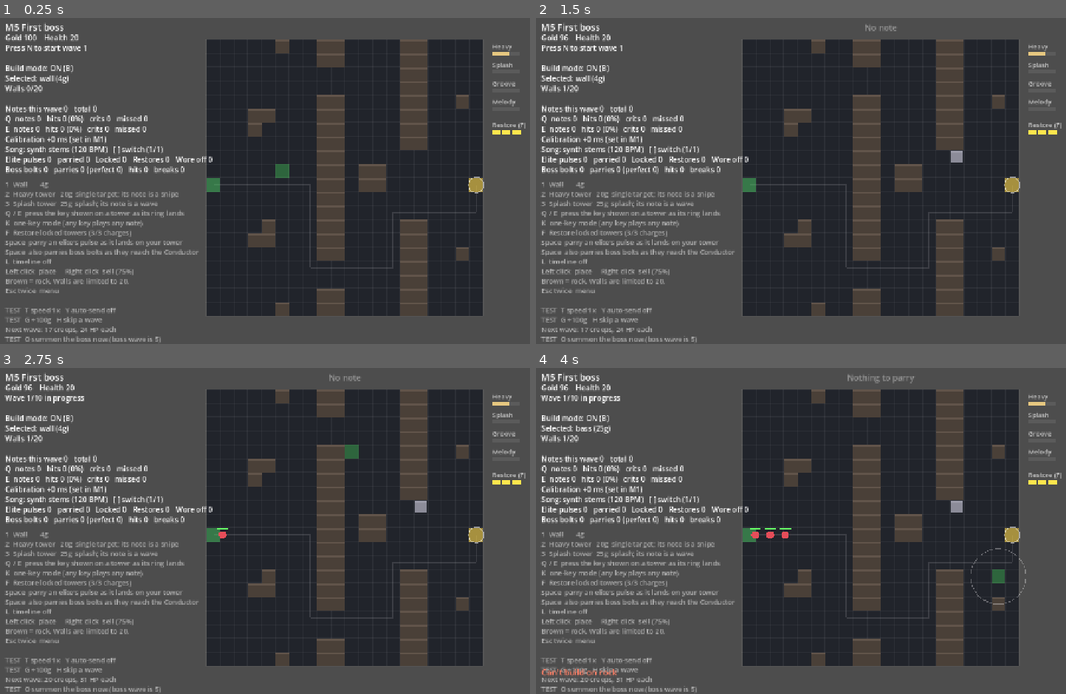
Above: before the commit, frames 1-4 (two rows, left to right).
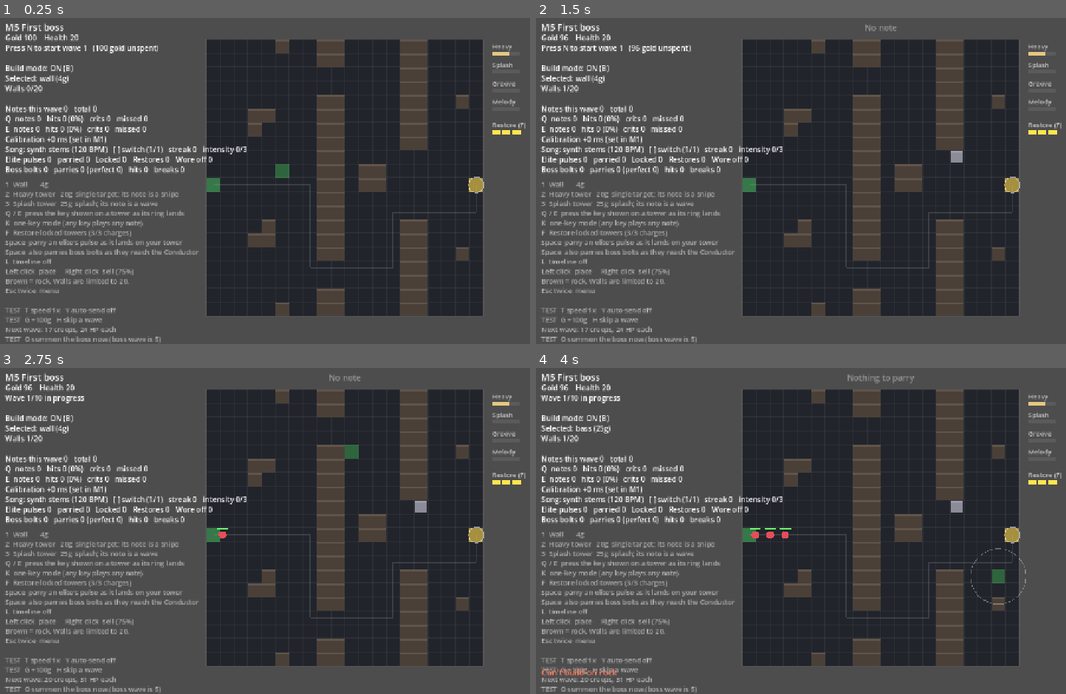
Above: after the commit, the same moments.

Repository: jaredmichaelbench/Goobr-td
Game: Godot game, scene res://m5_boss.tscn
The game is run twice, just before and just after one commit, with the same random seed, the same clock (stepped at 60 frames per second) and the same inputs. This scene is started directly instead of the project's main scene.
Inputs (mouse positions are in pixels of both pictures, inside the frame that each line leads up to):
- Up to frame 1 (0.25 s): no input
- Up to frame 2 (1.5 s): tap Enter at 0.5 s; move the mouse to (954, 161) at 0.52 s; hold W 0.53-1.28 s; tap 1 at 0.6 s; click (954, 161) at 0.67 s; tap Space at 0.77, 1.25 s; tap Q at 0.8, 1.35 s; move the mouse to (705, 194) at 1.27 s
- Up to frame 3 (2.75 s): tap Space at 1.52 s; tap E at 1.55, 2.1 s; tap Enter at 2 s; move the mouse to (349, 456) at 2.02 s; hold W from 2.03 s (still down); tap N at 2.3 s
- Up to frame 4 (4 s): tap Space at 2.75, 3.02, 3.77 s; move the mouse to (795, 592) at 2.77 s; tap N at 2.85 s; click (795, 592) at 2.92 s; tap 2 at 3.05, 3.6 s; tap Enter at 3.5 s; move the mouse to (1002, 576) at 3.52 s; release W at 3.53 s; tap 3 at 3.8 s

The runs differ from the first frame. In frame 1, 0.3% of the frame differs, in the area x 17-47%, y 8-42%; in frame 2, 0.3%; in frame 3, 0.2%; in frame 4, 0.2%.

Commit message:
M6a slice 1: wider parry, tower-side parry return, gold nudge, boss escorts, bass-and-rhythm bed with streak intensity
Co-Authored-By: Claude Fable 5.1 <noreply@anthropic.com>
Claude-Session: https://claude.ai/code/session_01L92Fzbf8i6vmMnAej33eyX

Diff:
--- a/game/scripts/m2_maze.gd
+++ b/game/scripts/m2_maze.gd
@@ -396,11 +396,22 @@
 	_message_time = 1.5
 
 
+## Nudge: gold sitting unspent in the build phase.
+func _unspent_hint() -> String:
+	var cheapest := INF
+	for type in builds:
+		if type != "wall":
+			cheapest = minf(cheapest, builds[type]["cost"])
+	if gold >= cheapest:
+		return "   (%d gold unspent)" % gold
+	return ""
+
+
 func status_lines() -> Array[String]:
 	var wave_label := ("Wave %d (endless)" % wave) if endless or wave > LAST_WAVE else ("Wave %d/%d" % [wave, LAST_WAVE])
 	var lines: Array[String] = [
 		"Gold %d    Health %d" % [gold, health],
-		(wave_label + " in progress") if wave_active else ("Press N to start wave %d" % (wave + 1)),
+		(wave_label + " in progress") if wave_active else ("Press N to start wave %d%s" % [wave + 1, _unspent_hint()]),
 		"",
 		"Build mode: %s (B)" % ("ON" if build_mode else "off"),
 		"Selected: %s (%dg)" % [selected, builds[selected]["cost"]],
--- a/game/scripts/m3_song.gd
+++ b/game/scripts/m3_song.gd
@@ -78,11 +78,17 @@
 const WALL_LIMIT := 20
 
 const IDLE_DB := {"kick": -16.0, "hat": -80.0, "bass": -80.0, "lead": -80.0}
-const ACTIVE_DB := {"kick": 0.0, "hat": -8.0, "bass": 0.0, "lead": -1.0}
+const ACTIVE_DB := {"kick": 0.0, "hat": -8.0, "bass": 0.0, "lead": -6.0}
 ## A real song (test only, see audio/README.md) takes the groove slot.
 const SONG_DIR := "res://audio"
 const SONG_IDLE_DB := -9.0
 const SONG_ACTIVE_DB := -1.0
+## Intensity: the streak of landed notes and parries opens the mix one step
+## per STREAK_PER_STEP hits; any miss drops a step. Step 0 is the plain bed.
+const INTENSITY_STEPS := 3
+const STREAK_PER_STEP := 4
+const SONG_STEP_DB := 2.0  # The real track gains this per step below full.
+const PULSE_STEP_DB := 4.0  # The low pulse layer gains this per step.
 const SONG_CFG := "res://audio/songs.cfg"  # [bpm] "file.wav" = 130
 const DEFAULT_BPM := 120.0
 
@@ -113,6 +119,8 @@
 var _popups: Array[Dictionary] = []  # Floating damage numbers: pos, text, color, size, ttl.
 var _line_flash := {"color": Color.WHITE, "ttl": 0.0}
 var _punch := 0.0  # Seconds of screen punch left.
+var streak := 0  # Landed notes and parries in a row.
+var intensity := 0  # 0..INTENSITY_STEPS, from the streak.
 var _sting_at := -1.0  # Song time the wave-clear sting lands, or -1.
 var _sfx := {}  # name -> AudioStreamPlayer
 
@@ -177,6 +185,8 @@
 	notes.clear()
 	_reset_stats()
 	_wave_notes = 0
+	streak = 0
+	intensity = 0
 
 
 func _reset_stats() -> void:
@@ -588,6 +598,7 @@
 	stats[type]["hits"] += 1
 	if crit:
 		stats[type]["perfects"] += 1
+	on_streak_hit()
 	_lead_timer = clock.bar_length() * LEAD_HOLD_BARS
 	_sfx["perfect" if crit else "good"].play()
 	var cell: Vector2i = n["tower"]
@@ -632,9 +643,22 @@
 	_show_feedback("%s%s  %s  %+.0f ms   %d damage%s" % ["CRIT  " if crit else "", what, g, offset_ms, roundi(dealt), "   x%.2f crossfire" % crossfire if crossfire > 1.0 else ""], Color(1.0, 0.9, 0.3) if crit else color)
 
 
+## Streak bookkeeping: hits climb the intensity, a miss drops one step.
+func on_streak_hit() -> void:
+	streak += 1
+	if streak % STREAK_PER_STEP == 0:
+		intensity = mini(INTENSITY_STEPS, intensity + 1)
+
+
+func on_streak_miss() -> void:
+	streak = 0
+	intensity = maxi(0, intensity - 1)
+
+
 ## A note slid past its ring. It costs the bonus and nothing else.
 func _on_miss(n: Dictionary) -> void:
 	stats[n["type"]]["missed"] += 1
+	on_streak_miss()
 	_sfx["miss"].play()
 	_flash_line(Color(1, 0.3, 0.3))
 	_show_feedback("MISS", Color(1, 0.3, 0.3))
@@ -659,7 +683,7 @@
 # --- Music ---------------------------------------------------------------------
 
 func _update_stems(delta: float, speed: int) -> void:
-	var active := {"kick": false, "hat": false, "bass": false, "lead": _lead_timer > 0.0}
+	var active := {"kick": false, "hat": false, "bass": false, "lead": _lead_timer > 0.0 or intensity > 0}
 	for cell in structures:
 		var type: String = structures[cell]["type"]
 		if active.has(type) and not active[type] and tower_engaged(cell):
@@ -668,6 +692,11 @@
 	_adjust_mix(active)
 	for k in stem_db:
 		var target_db: float = active_db[k] if active[k] else idle_db[k]
+		# Intensity: the track and the pulse layer open up with the streak.
+		if active[k] and k == "hat" and song_index > 0:
+			target_db -= SONG_STEP_DB * (INTENSITY_STEPS - intensity)
+		if active[k] and k == "lead" and _lead_timer <= 0.0:
+			target_db -= PULSE_STEP_DB * (INTENSITY_STEPS - intensity)
 		if speed > 1:
 			target_db = -80.0
 		var cur: float = stem_db[k]
@@ -836,7 +865,7 @@
 		var rate: float = 0.0 if st["notes"] == 0 else 100.0 * st["hits"] / st["notes"]
 		lines.append("%s  notes %d   hits %d (%.0f%%)   crits %d   missed %d" % [OS.get_keycode_string(KEYS[type]), st["notes"], st["hits"], rate, st["perfects"], st["missed"]])
 	lines.append("Calibration %+.0f ms (set in M1)%s" % [calibration_ms, "   ONE-KEY MODE" if one_key_mode else ""])
-	lines.append("Song: %s (%.0f BPM)   [ ] switch (%d/%d)" % [songs[song_index]["name"], clock.bpm, song_index + 1, songs.size()])
+	lines.append("Song: %s (%.0f BPM)   [ ] switch (%d/%d)   streak %d   intensity %d/%d" % [songs[song_index]["name"], clock.bpm, song_index + 1, songs.size(), streak, intensity, INTENSITY_STEPS])
 	return lines
 
 
--- a/game/scripts/m4_restore.gd
+++ b/game/scripts/m4_restore.gd
@@ -238,10 +238,11 @@
 		_show_feedback("Nothing to parry", Color(1, 1, 1, 0.4))
 		return
 	var offset_ms: float = (press_time() - best["time"]) * 1000.0
-	var g := Timing.grade(offset_ms)
+	var g := Timing.grade_parry(offset_ms)
 	if g == "Miss":
 		_show_feedback("Too early (%+.0f ms)" % offset_ms, Color(1, 1, 1, 0.5))
 		return
+	on_streak_hit()
 	_sfx["parry"].play()
 	_lead_timer = clock.bar_length()
 	_resolve_parry(best, g, offset_ms)
@@ -252,11 +253,19 @@
 	var perfect := g == "Perfect"
 	if cand["kind"] == "elite":
 		var c: Dictionary = cand["ref"]
+		var targets: Array = c.get("pulse_targets", [])
 		_cancel_pulse(c)
 		m4_stats["parried"] += 1
-		var dmg := PARRY_DAMAGE * (2.0 if perfect else 1.0)
+		# The attacked tower fires back: its own damage x3, at least PARRY_DAMAGE.
+		var from := Vector2(GOAL)
+		var base := PARRY_DAMAGE
+		if not targets.is_empty() and structures.has(targets[0]):
+			from = Vector2(targets[0])
+			base = maxf(PARRY_DAMAGE, builds[structures[targets[0]]["type"]]["damage"] * 3.0)
+			_flashes[targets[0]] = 0.3
+		var dmg := base * (2.0 if perfect else 1.0)
 		c["hp"] -= dmg
-		shots.append({"from": Vector2(GOAL), "to": c["pos"], "color": Color(1.0, 0.9, 0.3), "ttl": 0.3, "splash": 0.0})
+		shots.append({"from": from, "to": c["pos"], "color": Color(1.0, 0.9, 0.3), "ttl": 0.35, "splash": 0.0, "width": 3.0})
 		_popup(c["pos"], ("%d!" if perfect else "%d") % roundi(dmg), Color(1.0, 0.9, 0.3) if perfect else Color.WHITE, 20 if perfect else 15)
 		_show_feedback("%sPARRY  %+.0f ms" % ["PERFECT " if perfect else "", offset_ms], Color(1.0, 0.9, 0.3) if perfect else Color.WHITE)
 
@@ -281,8 +290,9 @@
 			if not c["told"] and beat_time() >= c["pulse_at"] - PULSE_TELL_BEATS * beat:
 				c["told"] = true
 				_sfx["tell"].play()
-			if press_time() > c["pulse_at"] + Timing.GOOD_MS / 1000.0:
+			if press_time() > c["pulse_at"] + Timing.PARRY_GOOD_MS / 1000.0:
 				_pulse_lands(c)
+				on_streak_miss()
 	for cell in immune.keys():
 		immune[cell] -= delta
 		if immune[cell] <= 0.0 or not structures.has(cell):
--- a/game/scripts/m5_boss.gd
+++ b/game/scripts/m5_boss.gd
@@ -35,6 +35,8 @@
 const POSTURE_MAX := 100.0
 const CRESCENDO_SECONDS := 6.0
 const CRESCENDO_MULT := 1.3
+const ESCORT_FRACTION := 0.34  # Each escort pack is this share of a normal wave.
+const ESCORT_DELAY := 10.0  # Seconds after the boss appears the second pack comes.
 
 var boss: Dictionary = {}  # The boss creep, or empty.
 var bolts: Array[Dictionary] = []  # launch, arrive, from (Vector2), state: flying/parried/hit
@@ -44,6 +46,7 @@
 var _string_index := 0
 var m5_stats := {"bolts": 0, "parries": 0, "perfect": 0, "hits": 0, "breaks": 0}
 var _conductor_flash := {"color": Color.WHITE, "ttl": 0.0}
+var _escort_at := -1.0  # Song time the second escort pack is released, or -1.
 
 
 func _ready() -> void:
@@ -64,6 +67,7 @@
 	posture = 0.0
 	crescendo = 0.0
 	_next_string_bar = -1
+	_escort_at = -1.0
 	m5_stats = {"bolts": 0, "parries": 0, "perfect": 0, "hits": 0, "breaks": 0}
 
 
@@ -83,7 +87,9 @@
 	var was_active := wave_active
 	super.start_wave()
 	if wave_active and not was_active and wave == BOSS_WAVE:
-		_to_spawn = 0  # The boss comes alone.
+		# The boss brings two small packs: one now, one ESCORT_DELAY later.
+		_to_spawn = _escort_size()
+		_escort_at = beat_time() + ESCORT_DELAY
 		_summon_boss()
 
 
@@ -97,6 +103,10 @@
 	posture = 0.0
 	_next_string_bar = floori(beat_time() / clock.bar_length()) + 1
 	_show_feedback("THE BOSS   parry its bolts with Space", Color(1, 0.4, 0.5))
+
+
+func _escort_size() -> int:
+	return maxi(3, int(roundf(creeps_in_wave(wave) * ESCORT_FRACTION)))
 
 
 func boss_alive() -> bool:
@@ -136,11 +146,17 @@
 		boss = {}
 		bolts.clear()
 		crescendo = 0.0
+	if _escort_at >= 0.0 and beat_time() >= _escort_at:
+		_escort_at = -1.0
+		if boss_alive():
+			_to_spawn += _escort_size()
+			_show_feedback("ESCORTS", Color(1, 0.4, 0.5))
 	# Bolts that reached the Conductor without a parry.
 	for b in bolts:
-		if b["state"] == "flying" and press_time() > b["arrive"] + Timing.GOOD_MS / 1000.0:
+		if b["state"] == "flying" and press_time() > b["arrive"] + Timing.PARRY_GOOD_MS / 1000.0:
 			b["state"] = "hit"
 			_bolt_hit()
+			on_streak_miss()
 	var keep: Array[Dictionary] = []
 	for b in bolts:
 		if b["arrive"] > beat_time() - 0.5:
--- a/game/scripts/stem_synth.gd
+++ b/game/scripts/stem_synth.gd
@@ -1,15 +1,18 @@
 class_name StemSynth
 extends RefCounted
-## Placeholder music: one-bar loops for each instrument, built from simple
-## synthesis so nothing waits on real audio. Steps are 8th notes (8 per bar).
+## Placeholder music bed: one-bar loops built from simple synthesis so nothing
+## waits on real audio. Steps are 8th notes (8 per bar). The bed is bass and
+## rhythm only (kick, sub pulse, a low 8th-note pulse), nothing melodic, so it
+## sits under a real track and a ducked miss sounds plain rather than bad.
 
 const MIX_RATE := BeatClock.MIX_RATE
 
 const KICK_STEPS: Array[int] = [0, 4]
 const HAT_STEPS: Array[int] = [0, 1, 2, 3, 4, 5, 6, 7]
-const BASS_STEPS: Array[int] = [1, 3, 5, 7]
-const BASS_NOTES: Array[float] = [55.0, 55.0, 65.41, 49.0]  # A1 A1 C2 G1
-const LEAD_NOTES: Array[float] = [440.0, 523.25, 659.25, 880.0, 783.99, 659.25, 523.25, 659.25]
+const BASS_STEPS: Array[int] = [1, 3, 5, 7]  # Off-beats: the splash tower fire pattern (M3).
+const SUB_STEPS: Array[int] = [0, 2, 4, 6]  # Every beat.
+const SUB_FREQ := 41.2  # E1
+const PULSE_FREQ := 82.4  # E2
 
 
 static func kick(bar_seconds: float) -> AudioStreamWAV:
@@ -17,7 +20,7 @@
 		if not KICK_STEPS.has(step) or t > 0.3:
 			return 0.0
 		var freq := 48.0 + 120.0 * exp(-t * 28.0)
-		return sin(TAU * freq * t) * exp(-t * 10.0) * 0.9)
+		return sin(TAU * freq * t) * exp(-t * 10.0) * 0.6)
 
 
 static func hat(bar_seconds: float) -> AudioStreamWAV:
@@ -30,23 +33,24 @@
 		return rng.randf_range(-1.0, 1.0) * exp(-t * 70.0) * accent)
 
 
+## Sub-bass pulse on every beat: a long, soft sine with a hint of the octave.
 static func bass(bar_seconds: float) -> AudioStreamWAV:
 	return _render(bar_seconds, func(step: int, t: float) -> float:
-		var i := BASS_STEPS.find(step)
-		if i < 0 or t > 0.22:
+		if not SUB_STEPS.has(step) or t > 0.4:
 			return 0.0
-		var f := BASS_NOTES[i]
-		var env := minf(t * 200.0, 1.0) * exp(-t * 9.0)
-		return (sin(TAU * f * t) + 0.45 * sin(TAU * 2.0 * f * t) + 0.2 * sin(TAU * 3.0 * f * t)) * env * 0.5)
+		var env := minf(t * 120.0, 1.0) * exp(-t * 5.0)
+		return (sin(TAU * SUB_FREQ * t) + 0.25 * sin(TAU * 2.0 * SUB_FREQ * t)) * env * 0.6)
 
 
+## Intensity layer: a short, low 8th-note pulse. Quiet and unmelodic; it
+## opens up as the player's streak grows.
 static func lead(bar_seconds: float) -> AudioStreamWAV:
 	return _render(bar_seconds, func(step: int, t: float) -> float:
-		if t > 0.24:
+		if t > 0.1:
 			return 0.0
-		var f := LEAD_NOTES[step]
-		var env := minf(t * 300.0, 1.0) * exp(-t * 7.0)
-		return (sin(TAU * f * t) + 0.3 * sin(TAU * 3.0 * f * t) + 0.15 * sin(TAU * 5.0 * f * t)) * env * 0.22)
+		var env := minf(t * 400.0, 1.0) * exp(-t * 30.0)
+		var accent := 1.0 if step % 2 == 0 else 0.6
+		return (sin(TAU * PULSE_FREQ * t) + 0.3 * sin(TAU * 3.0 * PULSE_FREQ * t)) * env * 0.3 * accent)
 
 
 ## Renders a bar by calling voice(step, seconds_since_step) for every sample.
--- a/game/scripts/timing.gd
+++ b/game/scripts/timing.gd
@@ -4,6 +4,7 @@
 
 const PERFECT_MS := 35.0
 const GOOD_MS := 90.0
+const PARRY_GOOD_MS := 110.0  # Parries (elite pulses, boss bolts) are a touch wider than notes.
 const SETTINGS_PATH := "user://settings.cfg"
 
 
@@ -12,6 +13,15 @@
 	if a <= PERFECT_MS:
 		return "Perfect"
 	if a <= GOOD_MS:
+		return "Good"
+	return "Miss"
+
+
+static func grade_parry(offset_ms: float) -> String:
+	var a := absf(offset_ms)
+	if a <= PERFECT_MS:
+		return "Perfect"
+	if a <= PARRY_GOOD_MS:
 		return "Good"
 	return "Miss"
 
Not shown, changed: docs/decisions/decisions.md
Not shown, added: docs/prototypes/M6-results.md
Not shown, changed: docs/tasks/tasks.md
Not shown, changed: game/README.md
